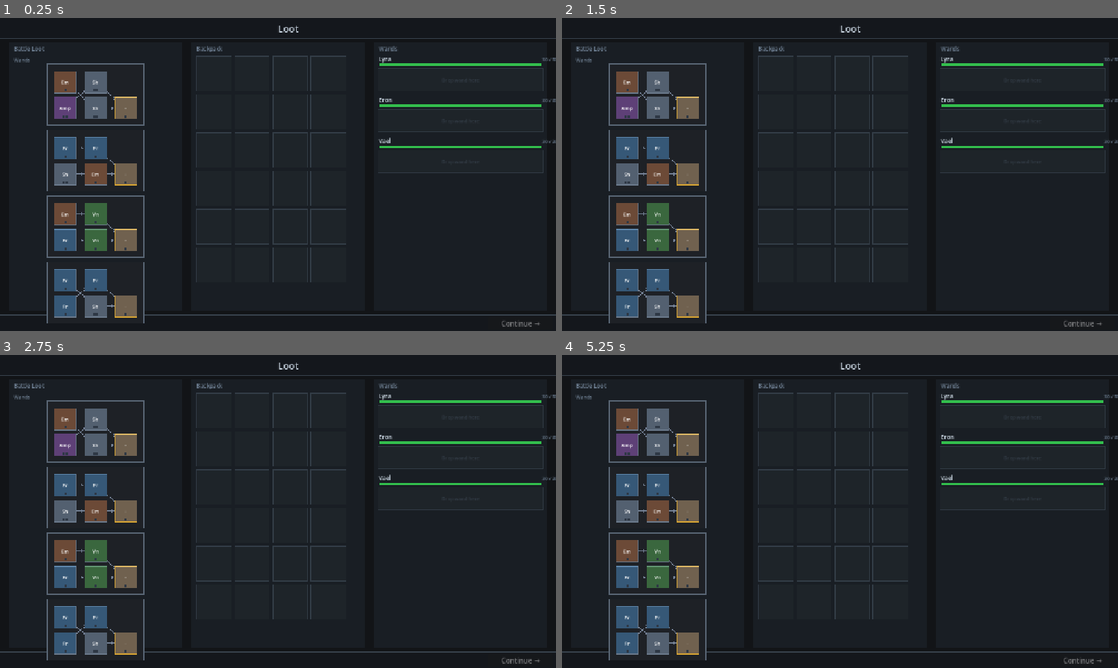
Above: before the commit, frames 1-4 (two rows, left to right).
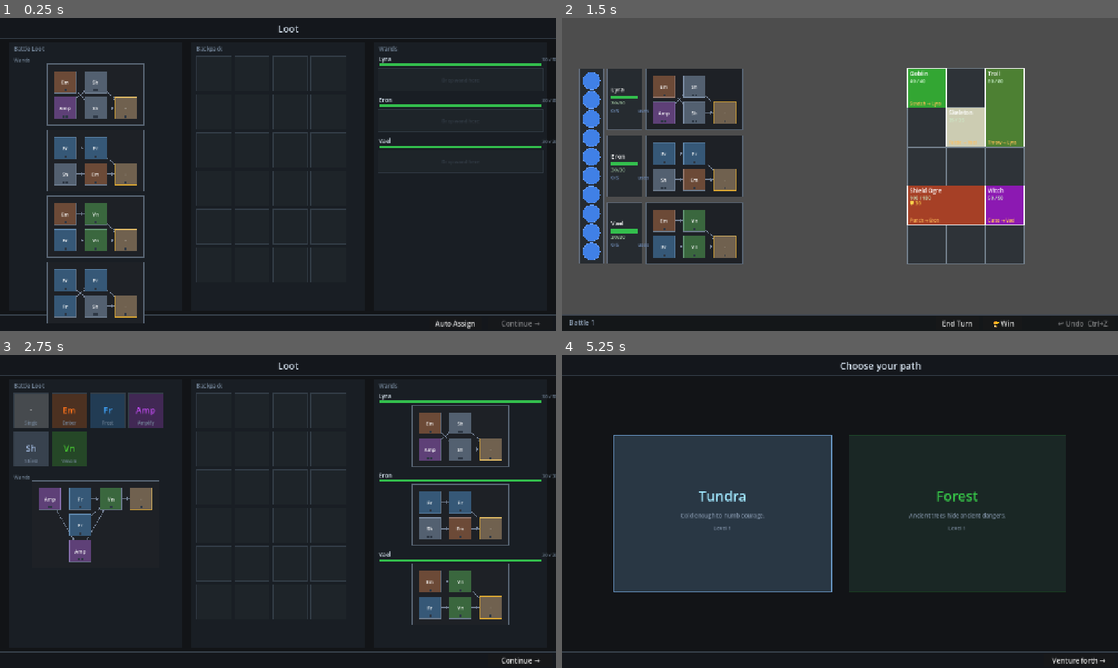
Above: after the commit, the same moments.

Repository: MoYapro/magic-monster-battle
Game: Godot game, scene res://scenes/loot/loot_screen.tscn
The game is run twice, just before and just after one commit, with the same random seed, the same clock (stepped at 60 frames per second) and the same inputs.
Inputs (mouse positions are in pixels of both pictures, inside the frame that each line leads up to):
- Up to frame 1 (0.25 s): no input
- Up to frame 2 (1.5 s): click (1017, 324) at 0.5 s, where only the run after the commit has a clickable "Auto Assign"; click (1084, 324) at 1.25 s, where only the run after the commit has a clickable "Continue →"
- Up to frame 3 (2.75 s): click (439, 661) at 2 s, where only the run after the commit has a clickable "🏆 Win"
- Up to frame 4 (5.25 s): click (1084, 661) at 2.75 s, where only the run after the commit has a clickable "Continue →"; tap Enter at 3.5 s; move the mouse to (962, 495) at 3.52 s; tap Z at 3.6 s; click (962, 495) at 3.67 s; click (1084, 661) at 4.25 s, where only the run after the commit has a clickable "Confirm →"; tap Space at 5 s; drag from (728, 527) to (812, 574) at 5.02 s

The runs differ from the first frame. In frame 1, 0.1% of the frame differs, in the area x 78-86%, y 96-100%; in frame 2, 82%, in the area x 0-100%, y 0-99%; in frame 3, 17%; in frame 4, 25%.

Commit message:
add biome levels

Diff:
--- a/scripts/battle/battle_scene.gd
+++ b/scripts/battle/battle_scene.gd
@@ -255,6 +255,9 @@
 func _on_battle_won() -> void:
 	_cancel_targeting()
 	GameState.battle_count += 1
+	if GameState.current_biome != null:
+		var biome_name := GameState.current_biome.name
+		GameState.battle_count_by_biome[biome_name] = GameState.battle_count_by_biome.get(biome_name, 0) + 1
 	var wands: Array[WandData] = []
 	for wd: WandDisplay in _wand_displays:
 		wands.append(wd.get_wand_data())
--- a/scripts/game_state.gd
+++ b/scripts/game_state.gd
@@ -11,6 +11,7 @@
 var current_biome: BiomeData = null
 var is_initial_setup: bool = true
 var battle_count: int = 0
+var battle_count_by_biome: Dictionary = {}  # biome name -> int
 
 
 func _ready() -> void:
@@ -28,6 +29,7 @@
 	current_biome = null
 	is_initial_setup = true
 	battle_count = 0
+	battle_count_by_biome.clear()
 	_init_new_game()
 
 
--- a/scripts/loot/loot_screen.gd
+++ b/scripts/loot/loot_screen.gd
@@ -54,6 +54,7 @@
 var _drag_wand_source: int = -2  # -1 = from loot; >= 0 = mage index
 var _drag_pos: Vector2 = Vector2.ZERO
 var _continue_btn: Button = null
+var _auto_assign_btn: Button = null
 
 
 func _ready() -> void:
@@ -501,6 +502,13 @@
 	_continue_btn.position = Vector2(SCREEN_W - 156.0, SCREEN_H - BOTTOM_BAR_H + 5.0)
 	_continue_btn.pressed.connect(_on_continue_pressed)
 	layer.add_child(_continue_btn)
+	if GameState.is_initial_setup:
+		_auto_assign_btn = Button.new()
+		_auto_assign_btn.text = "Auto Assign"
+		_auto_assign_btn.size = Vector2(120, BOTTOM_BAR_H - 10)
+		_auto_assign_btn.position = Vector2(SCREEN_W - 292.0, SCREEN_H - BOTTOM_BAR_H + 5.0)
+		_auto_assign_btn.pressed.connect(_on_auto_assign_pressed)
+		layer.add_child(_auto_assign_btn)
 	_refresh_continue_btn()
 
 
@@ -516,6 +524,18 @@
 			_continue_btn.disabled = true
 			return
 	_continue_btn.disabled = false
+
+
+func _on_auto_assign_pressed() -> void:
+	for i in GameState.mages.size():
+		if GameState.pending_loot_wands.is_empty():
+			break
+		var wand := GameState.pending_loot_wands[0]
+		GameState.pending_loot_wands.remove_at(0)
+		_loot_wand_displays[0].queue_free()
+		_loot_wand_displays.remove_at(0)
+		_equip_wand_at(i, wand)
+	_reposition_loot_wands()
 
 
 func _on_continue_pressed() -> void:
--- a/scripts/world/path_selection_screen.gd
+++ b/scripts/world/path_selection_screen.gd
@@ -90,6 +90,12 @@
 			Vector2(lx + 20.0, r.position.y + CARD_H * 0.42 + 38.0),
 			biome.tagline, HORIZONTAL_ALIGNMENT_CENTER, CARD_W - 40.0, 13, COLOR_TAGLINE)
 
+	# Level
+	var level: int = GameState.battle_count_by_biome.get(biome.name, 0) + 1
+	draw_string(font,
+			Vector2(lx, r.position.y + CARD_H * 0.42 + 66.0),
+			"Level %d" % level, HORIZONTAL_ALIGNMENT_CENTER, CARD_W, 12, COLOR_TAGLINE)
+
 
 func _input(event: InputEvent) -> void:
 	if not (event is InputEventMouseButton and event.pressed
